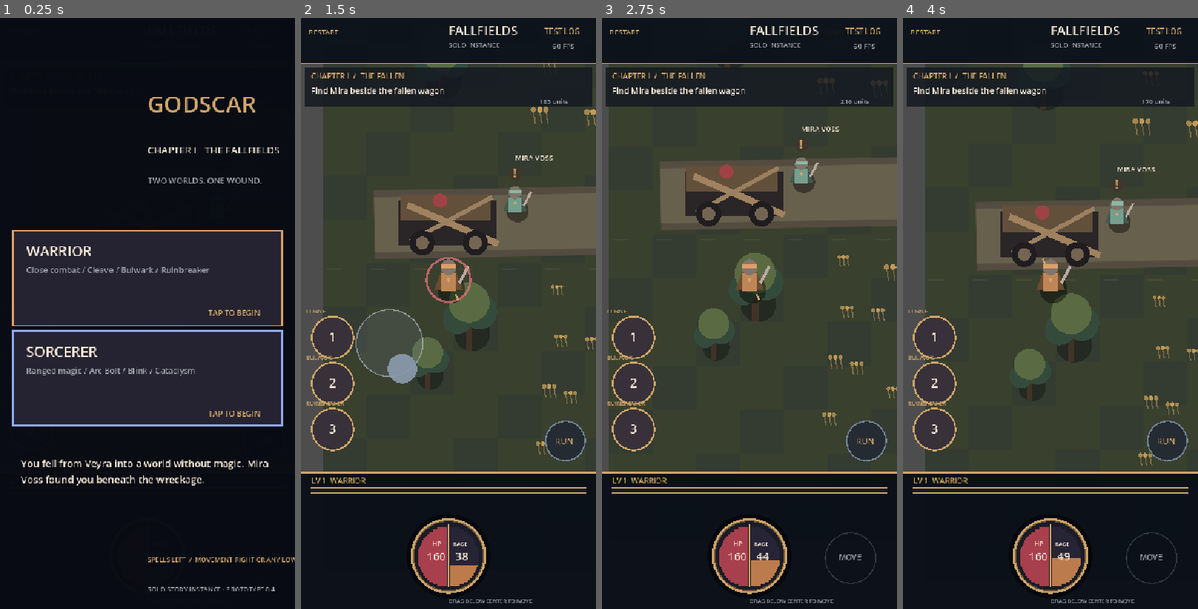
Above: before the commit, frames 1-4 (left to right).
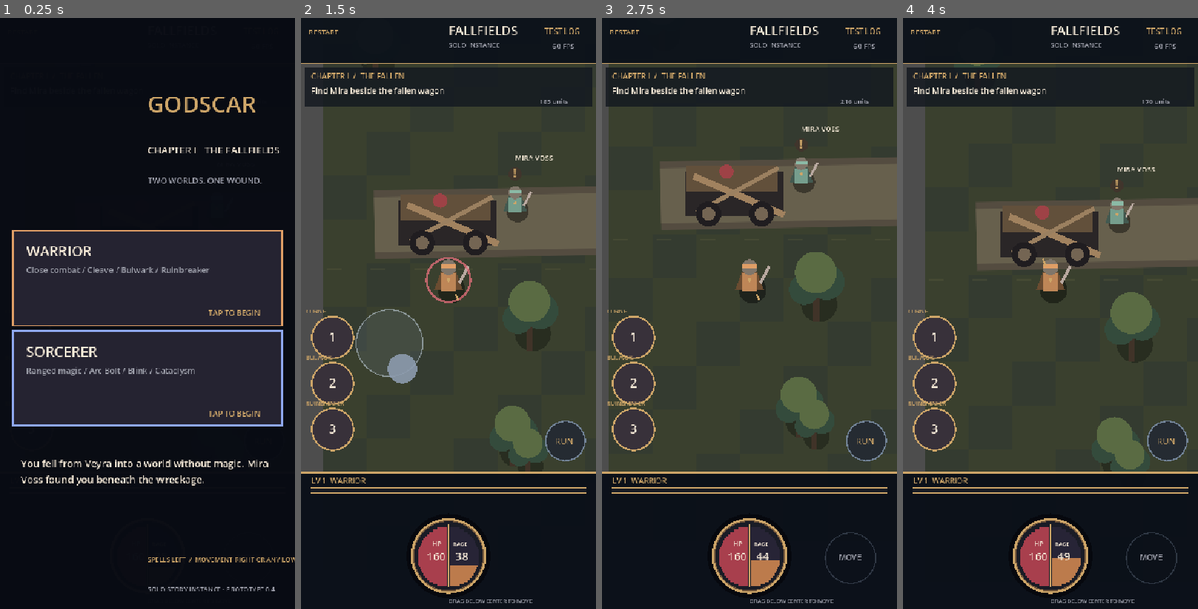
Above: after the commit, the same moments.

Repository: fytchx/Godscar
Game: Godot game, scene res://scenes/fallfields.tscn
Same seed, same stepped clock (60 frames per second), same inputs: the game is played once before the commit and once after it.
Inputs (mouse positions are in pixels of both pictures, inside the frame that each line leads up to):
- Up to frame 1 (0.25 s): no input
- Up to frame 2 (1.5 s): tap Enter at 0.5 s; move the mouse to (513, 283) at 0.52 s; click (513, 283) at 0.67 s; drag from (389, 343) to (433, 431) at 1.27 s
- Up to frame 3 (2.75 s): move the mouse to (779, 183) at 2.02 s; click (779, 183) at 2.17 s
- Up to frame 4 (4 s): drag from (1035, 431) to (962, 224) at 2.77 s; move the mouse to (1139, 402) at 3.52 s; click (1139, 402) at 3.67 s

The runs differ from the first frame. In frame 2, 3.2% of the frame differs, in the area x 37-100%, y 7-75%; in frame 3, 2.8%; in frame 4, 3.3%, in the area x 23-100%, y 7-77%.

Commit message:
Remove distracting placeholder wheat glyphs pending proper pixel-art terrain assets

Diff:
--- a/scripts/fallfields_world.gd
+++ b/scripts/fallfields_world.gd
@@ -35,12 +35,9 @@
     # The old Caldris road is our navigable landmark, not an automated route.
     _path(PackedVector2Array([Vector2(95, 1050), Vector2(640, 1040), Vector2(1080, 990), Vector2(1550, 960), Vector2(1910, 930), Vector2(2280, 790)]), 125.0, Color("#544c40"))
     _path(PackedVector2Array([Vector2(95, 1050), Vector2(640, 1040), Vector2(1080, 990), Vector2(1550, 960), Vector2(1910, 930), Vector2(2280, 790)]), 100.0, Color("#67604d"))
-    # Agricultural furrows and wheat rows.
-    for i in range(215):
-        var px: float = random.randf_range(400.0, 1350.0)
-        var py: float = random.randf_range(200.0, 1480.0)
-        if absf(py - (1040.0 - (px - 600.0) * 0.08)) > 125.0:
-            _wheat(Vector2(px, py), random.randf_range(0.8, 1.3))
+    # Retired the stick-and-circle wheat placeholders.
+    # Crop artwork will return as an actual pixel-art atlas after the
+    # portrait art pipeline is established.
     for i in range(44):
         var px: float = random.randf_range(50.0, 2580.0)
         var py: float = random.randf_range(90.0, 1550.0)
